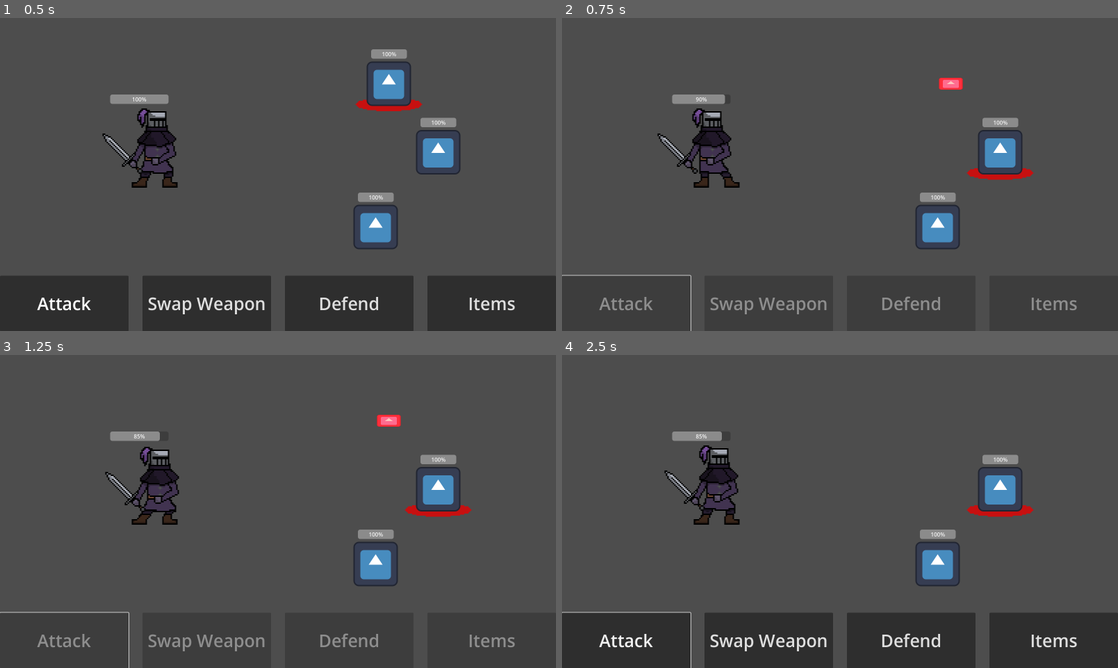
Above: before the commit, frames 1-4 (two rows, left to right).
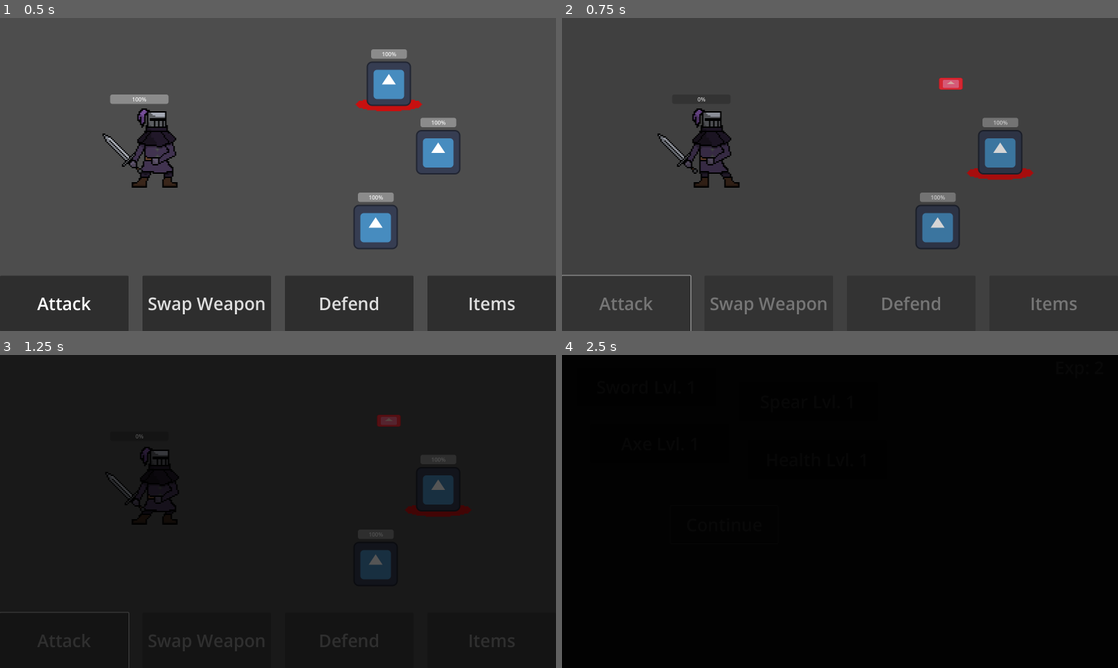
Above: after the commit, the same moments.

Repository: mwingerden/Shinko
Game: Godot game, scene res://Scenes/Levels/level_1.tscn
Two runs of this game, one before a commit and one after it. Both use one fixed random seed, a clock stepped at 60 frames per second and the inputs below. The engine's default icon, where the game draws it, is replaced by a stand-in: a white triangle on a blue panel in a dark square.
Inputs (mouse positions are in pixels of both pictures, inside the frame that each line leads up to):
- Up to frame 1 (0.5 s): no input
- Up to frame 2 (0.75 s): click "Attack" at 0.5 s
- Up to frame 3 (1.25 s): no input
- Up to frame 4 (2.5 s): hold Up (ui_up) 1.28-2 s; click (723, 524) at 2 s, where only the run after the commit has a clickable "Continue"

Frame 1 is identical in both runs. In frame 2, 1.8% of the frame differs, in the area x 0-85%, y 19-100%; in frame 3, 99%; in frame 4, 100%, in the area x 0-100%, y 0-100%.

Commit message:
Added Scene Transition Capabilities.

Diff:
--- /dev/null
+++ b/Scenes/Utility/scene_transition.tscn
@@ -0,0 +1,58 @@
+[gd_scene load_steps=5 format=3 uid="uid://dyvptsgpl5g7j"]
+
+[ext_resource type="Script" path="res://Scripts/Utility/scene_transition.gd" id="1_ah8bs"]
+
+[sub_resource type="Animation" id="Animation_ceaqf"]
+resource_name = "RESET"
+length = 0.01
+tracks/0/type = "value"
+tracks/0/imported = false
+tracks/0/enabled = true
+tracks/0/path = NodePath("ColorRect:modulate")
+tracks/0/interp = 1
+tracks/0/loop_wrap = true
+tracks/0/keys = {
+"times": PackedFloat32Array(0),
+"transitions": PackedFloat32Array(1),
+"update": 0,
+"values": [Color(1, 1, 1, 0)]
+}
+
+[sub_resource type="Animation" id="Animation_730r8"]
+resource_name = "dissolve"
+tracks/0/type = "value"
+tracks/0/imported = false
+tracks/0/enabled = true
+tracks/0/path = NodePath("ColorRect:modulate")
+tracks/0/interp = 1
+tracks/0/loop_wrap = true
+tracks/0/keys = {
+"times": PackedFloat32Array(0, 1),
+"transitions": PackedFloat32Array(1, 1),
+"update": 0,
+"values": [Color(1, 1, 1, 0), Color(1, 1, 1, 1)]
+}
+
+[sub_resource type="AnimationLibrary" id="AnimationLibrary_wfq0y"]
+_data = {
+"RESET": SubResource("Animation_ceaqf"),
+"dissolve": SubResource("Animation_730r8")
+}
+
+[node name="Scene Transition" type="CanvasLayer"]
+script = ExtResource("1_ah8bs")
+
+[node name="ColorRect" type="ColorRect" parent="."]
+modulate = Color(1, 1, 1, 0)
+anchors_preset = 15
+anchor_right = 1.0
+anchor_bottom = 1.0
+grow_horizontal = 2
+grow_vertical = 2
+mouse_filter = 2
+color = Color(0, 0, 0, 1)
+
+[node name="AnimationPlayer" type="AnimationPlayer" parent="."]
+libraries = {
+"": SubResource("AnimationLibrary_wfq0y")
+}
--- a/Scripts/Player/player.gd
+++ b/Scripts/Player/player.gd
@@ -3,7 +3,7 @@
 @onready var health_progress_bar = $Health
 @onready var shield_progress_bar = $Shield
 @onready var animation_player = $AnimationPlayer
-@export var MAX_HEALTH = 20
+@export var MAX_HEALTH = 1
 @export var MAX_SHIELD = 10
 @export var heal_amount = 1
 @export var increase_shield_amount = 1
@@ -73,8 +73,8 @@
 	else:
 		current_health -= value
 
-#func get_current_weapon():
-	#return current_weapon
+	if current_health <= 0:
+		SignalManager.player_death.emit()
 
 func increase_shield():
 	if current_shield <= MAX_SHIELD:
--- a/Scripts/SignalManager.gd
+++ b/Scripts/SignalManager.gd
@@ -4,6 +4,7 @@
 signal player_take_damage
 signal player_increase_health
 signal player_increase_shield
+signal player_death
 signal upgrade_spear
 signal upgrade_sword
 signal upgrade_axe
--- a/Scripts/Utility/battle.gd
+++ b/Scripts/Utility/battle.gd
@@ -24,6 +24,7 @@
 	enemies[0]._select()
 	#player = get_child(0)
 	show_actions_menu(true)
+	SignalManager.player_death.connect(player_death)
 
 @warning_ignore("unused_parameter")
 func _process(delta):
@@ -61,6 +62,7 @@
 			enemies[i].take_damage(damage)
 			if enemies[i].get_current_health() <= 0:
 				#Play Death Animation Here
+				SignalManager.exp_add.emit()
 				spawn_potion(enemies[i].global_position)
 				enemies[i].queue_free()
 				enemies.remove_at(i)
@@ -94,6 +96,9 @@
 		potion_spawn = false
 	disable_buttons(false)
 
+func player_death():
+	SceneTransition.change_scene("res://Scenes/Utility/upgrade.tscn")
+
 func spawn_potion(pos):
 	var rand_drop = rng.randi_range(1, 100)
 	if rand_drop <= 70:
@@ -115,7 +120,6 @@
 		Global.shield_potion_count += 1
 	#play despawn animation
 	potion.queue_free()
-	await get_tree().create_timer(.5).timeout
 
 func show_actions_menu(value):
 	actions_menu.visible = value
--- /dev/null
+++ b/Scripts/Utility/scene_transition.gd
@@ -0,0 +1,9 @@
+extends CanvasLayer
+
+@onready var animation = $AnimationPlayer
+
+func change_scene(target):
+	animation.play("dissolve")
+	await animation.animation_finished
+	get_tree().change_scene_to_file(target)
+	animation.play_backwards("dissolve")
--- a/Scripts/Utility/upgrade.gd
+++ b/Scripts/Utility/upgrade.gd
@@ -53,5 +53,4 @@
 		health_upgrade_button.disabled = true
 
 func _on_continue_button_pressed():
-	#Switch Scene to First Level.
-	pass # Replace with function body.
+	SceneTransition.change_scene("res://Scenes/Levels/level_1.tscn")
--- a/project.godot
+++ b/project.godot
@@ -19,6 +19,7 @@
 
 SignalManager="*res://Scripts/SignalManager.gd"
 Global="*res://Scripts/Global.gd"
+SceneTransition="*res://Scenes/Utility/scene_transition.tscn"
 
 [display]
 
